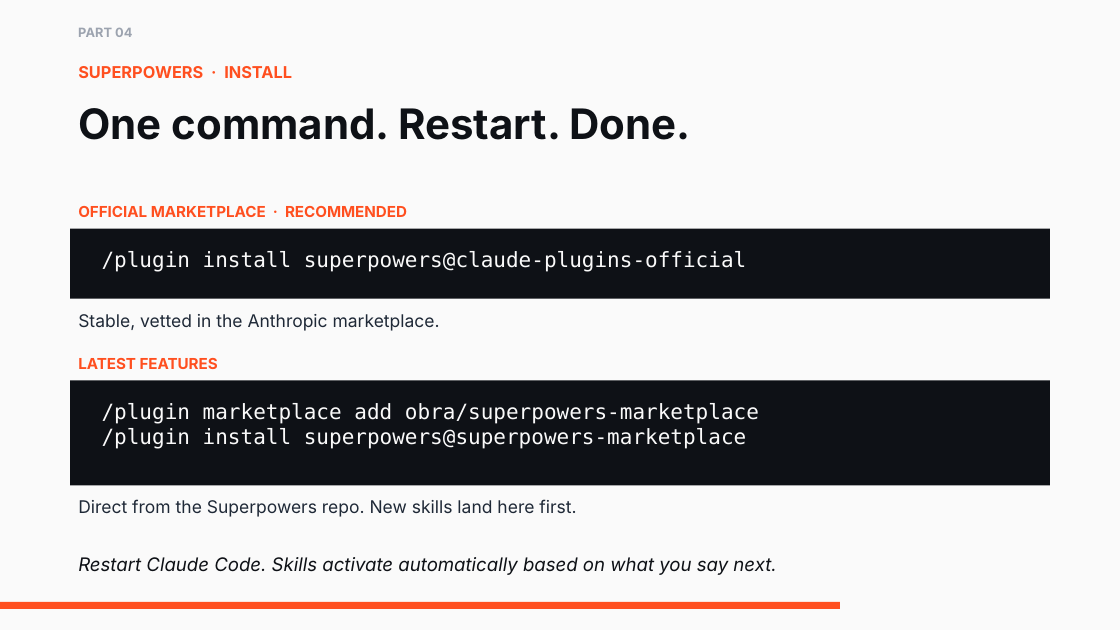
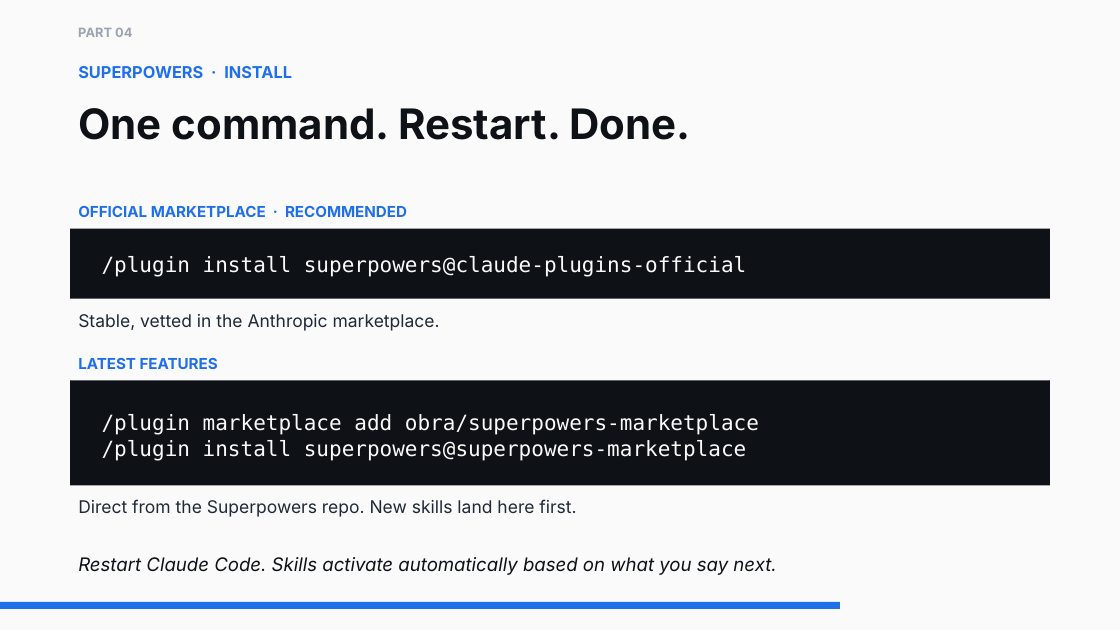
Before and after one commit to kbagher/agentic-coding-workshop, a slide deck: slide 20 of Agentic Coding.pptx. Drawn at 1120x630 pixels with LibreOffice and Linux fonts; fonts in the diff are those of the drawing. Boxes give left, top, right and bottom in pixels: in the first picture for what was removed or moved away, otherwise in the second. Text is boxed around its words. In the diff, an @@ line names an element or a change of style, - is before the commit and + after.

```diff
--- a/Agentic Coding.pptx
+++ b/Agentic Coding.pptx
@@ text "/plugin install superpowers@claude-plugins-official" at [102, 256, 746, 277]: vertical alignment top to middle @@
@@ text colour #FF4F1F to #1F6FEB in 3 elements at [78, 66, 292, 78], [78, 206, 407, 217], [78, 358, 218, 369] @@
@@ text "/plugin marketplace add obra/superpowers-marketplace /plugin ..." at [102, 414, 759, 461]: vertical alignment top to middle @@
@@ rectangle at [0, 602, 840, 609]: fill #FF4F1F to #1F6FEB @@
```
Also in this commit, not shown: 22 other slides changed, 9 other files.
